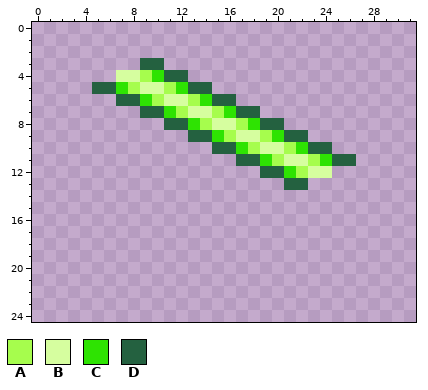
File history of a pixel-art sprite, trunk/images/tiles/circuit2on.png. That is the earlier state.
The file is 32x25 pixels. The old version is drawn lined up with the new one.
Palette (. is transparent): A #a6fd4d  B #d6fe9f  C #2ee302  D #246140
Pixels before, first column x 5:
 3 ....DD................
 4 ..BBACDD..............
 5 DDCABBACDD............
 6 ..DDCABBACDD..........
 7 ....DDCABBACDD........
 8 ......DDCABBACDD......
 9 ........DDCABBACDD....
10 ..........DDCABBACDD..
11 ............DDCABBACDD
12 ..............DDCABB..
13 ................DD....
Now the later version:
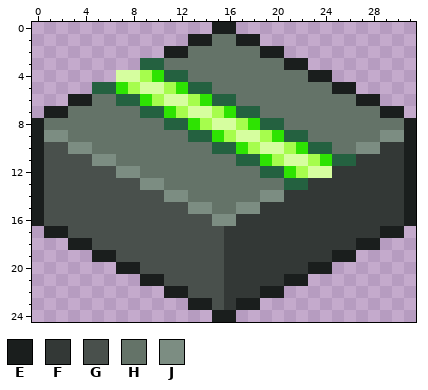
Colours new in this view: E #1a1e1d  F #333836  G #49504c  H #647368  J #7c8d82
Commit: put the circuits on tiles
Edits made:
whole drawing moved by +0,-8 (the old picture is shown already moved)
There is now colour E in row 0 at x 15 to 16; in row 1 at x 13 to 14 and 17 to 18; in row 2 at x 11 to 12 and 19 to 20; in row 3 at x 21 to 22; in row 4 at x 23 to 24; in row 5 at x 25 to 26.
There is now colour E in row 6 at x 3 to 4 and 27 to 28; in row 7 at x 1 to 2 and 29 to 30; in rows 8 to 16 at x 0 and 31; in row 17 at x 1 to 2 and 29 to 30; in row 18 at x 3 to 4 and 27 to 28; in row 19 at x 5 to 6 and 25 to 26.
There is now colour E in row 20 at x 7 to 8 and 23 to 24; in row 21 at x 9 to 10 and 21 to 22; in row 22 at x 11 to 12 and 19 to 20; in row 23 at x 13 to 14 and 17 to 18; in row 24 at x 15 to 16.
There is now colour F in row 10 at x 29 to 30; in row 11 at x 27 to 30; in row 12 at x 25 to 30; in row 13 at x 23 to 30; in row 14 at x 21 to 30; in row 15 at x 19 to 30.
There is now colour F in row 16 at x 17 to 30; in row 17 at x 16 to 28; in row 18 at x 16 to 26; in row 19 at x 16 to 24; in row 20 at x 16 to 22; in row 21 at x 16 to 20.
There is now colour F in row 22 at x 16 to 18; in row 23 at x 16.
There is now colour G in row 10 at x 1 to 2; in row 11 at x 1 to 4; in row 12 at x 1 to 6; in row 13 at x 1 to 8; in row 14 at x 1 to 10; in row 15 at x 1 to 12.
There is now colour G in row 16 at x 1 to 14; in row 17 at x 3 to 15; in row 18 at x 5 to 15; in row 19 at x 7 to 15; in row 20 at x 9 to 15; in row 21 at x 11 to 15.
There is now colour G in row 22 at x 13 to 15; in row 23 at x 15.
There is now colour H in row 1 at x 15 to 16; in row 2 at x 13 to 18; in row 3 at x 11 to 20; in row 4 at x 13 to 22; in row 5 at x 15 to 24; in row 6 at x 5 to 6 and 17 to 26.
There is now colour H in row 7 at x 3 to 8 and 19 to 28; in row 8 at x 1 to 10 and 21 to 30; in row 9 at x 3 to 12 and 23 to 28; in row 10 at x 5 to 14 and 25 to 26; in row 11 at x 7 to 16; in row 12 at x 9 to 18.
There is now colour H in row 13 at x 11 to 20; in row 14 at x 13 to 18; in row 15 at x 15 to 16.
There is now colour J in row 9 at x 1 to 2 and 29 to 30; in row 10 at x 3 to 4 and 27 to 28; in row 11 at x 5 to 6; in row 12 at x 7 to 8; in row 13 at x 9 to 10; in row 14 at x 11 to 12 and 19 to 20.
There is now colour J in row 15 at x 13 to 14 and 17 to 18; in row 16 at x 15 to 16.
